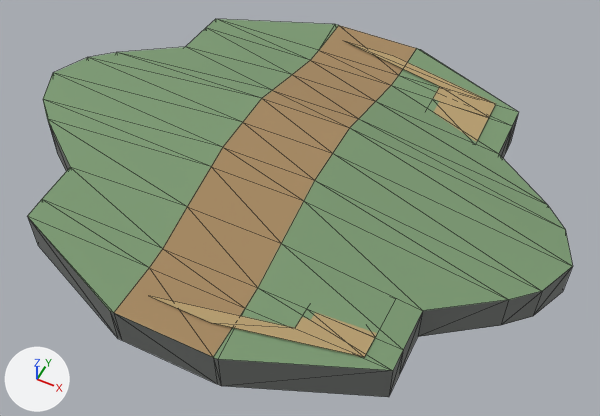
One commit to the glTF model contrib/workout-game-assets/generated/WG_Tabletop_Greybox.glb: the scene before it, then after it.
Rendered twice from a 50 mm lens placed at (3.81, -10.41, 8.17), pointed at (0.36, -3.49, -0.48). The lights are fixed; the arrows at lower left show +X, +Y and +Z. The older version comes first. Mesh edges are drawn as thin lines. Where no turn or scale is listed for an object, it has been applied to the vertices. Vertices at exactly the same position are counted once.

The first picture shows 'GEO_Tabletop_LOD0'.
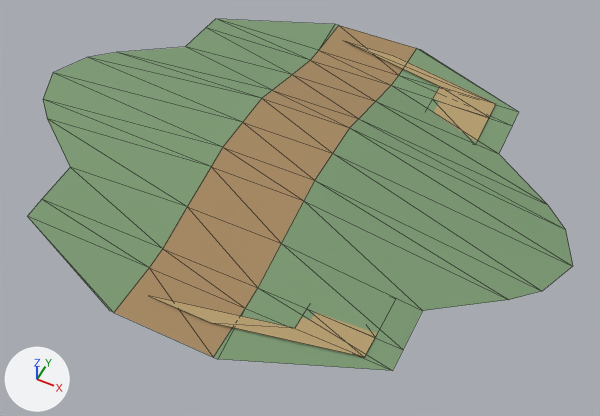
Commit message: Blend the tabletop tile into streamed terrain

The change, as a diff of the scene's bpy script:
```diff
--- a/contrib/workout-game-assets/generated/WG_Tabletop_Greybox.glb.py
+++ b/contrib/workout-game-assets/generated/WG_Tabletop_Greybox.glb.py
@@ me_geo_tabletop_lod0 @@
 # used by ob_geo_tabletop_lod0; location = (0.0, 0.0, 0.0)
-me_geo_tabletop_lod0.from_pydata(...)  # 108 vertices, 156 faces; spans x -4.0..4.0, y -6.34..0.0, z -0.6..0.45
+me_geo_tabletop_lod0.from_pydata(...)  # 78 vertices, 96 faces; spans x -4.0..4.0, y -6.34..0.0, z -0.06..0.45
+# me_geo_tabletop_lod0 part 1
+# 30 vertices are removed from x -4.0..4.0, y -6.34..0.0, z -0.6
+# 60 faces are deleted
 me_geo_tabletop_lod0.materials.append(mat_mat_tabletoptrail_grey)
 me_geo_tabletop_lod0.materials.append(mat_mat_tabletopterrain_grey)
-me_geo_tabletop_lod0.materials.append(mat_mat_tabletopskirt_grey)  # grey #767976
 me_geo_tabletop_lod0.materials.append(mat_mat_tabletopbypass_grey)
```

Where the change shows, as pixel boxes (x1, y1, x2, y2) in the pictures (600 x 416 px):
'GEO_Tabletop_LOD0', reshaped (7% shorter): before (27, 19, 573, 397); after (28, 19, 573, 370)
part 1 of me_geo_tabletop_lod0, deleted: before (27, 112, 573, 397)
